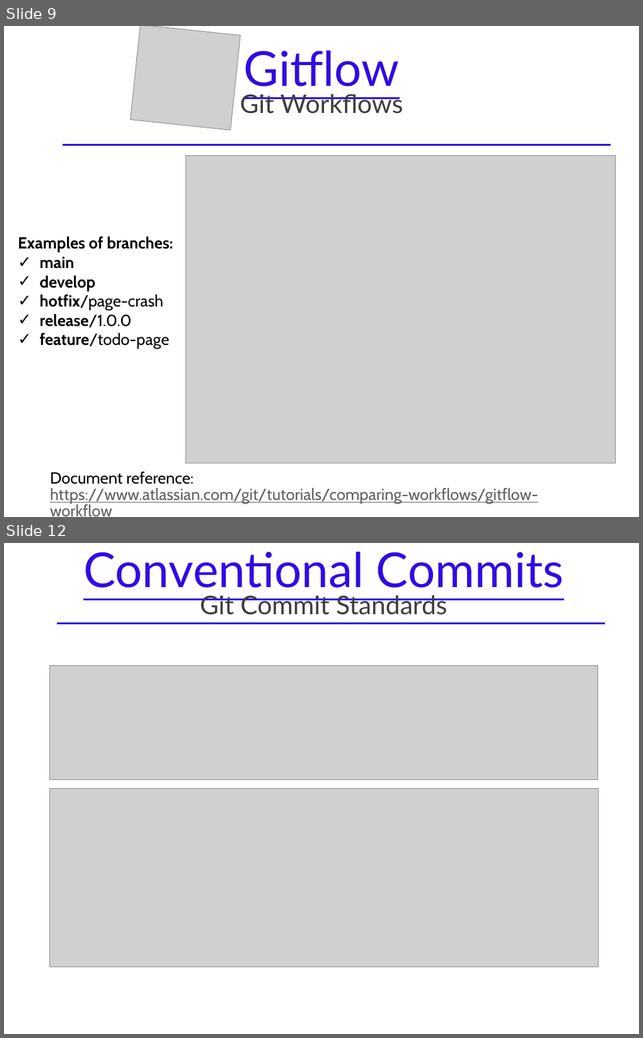
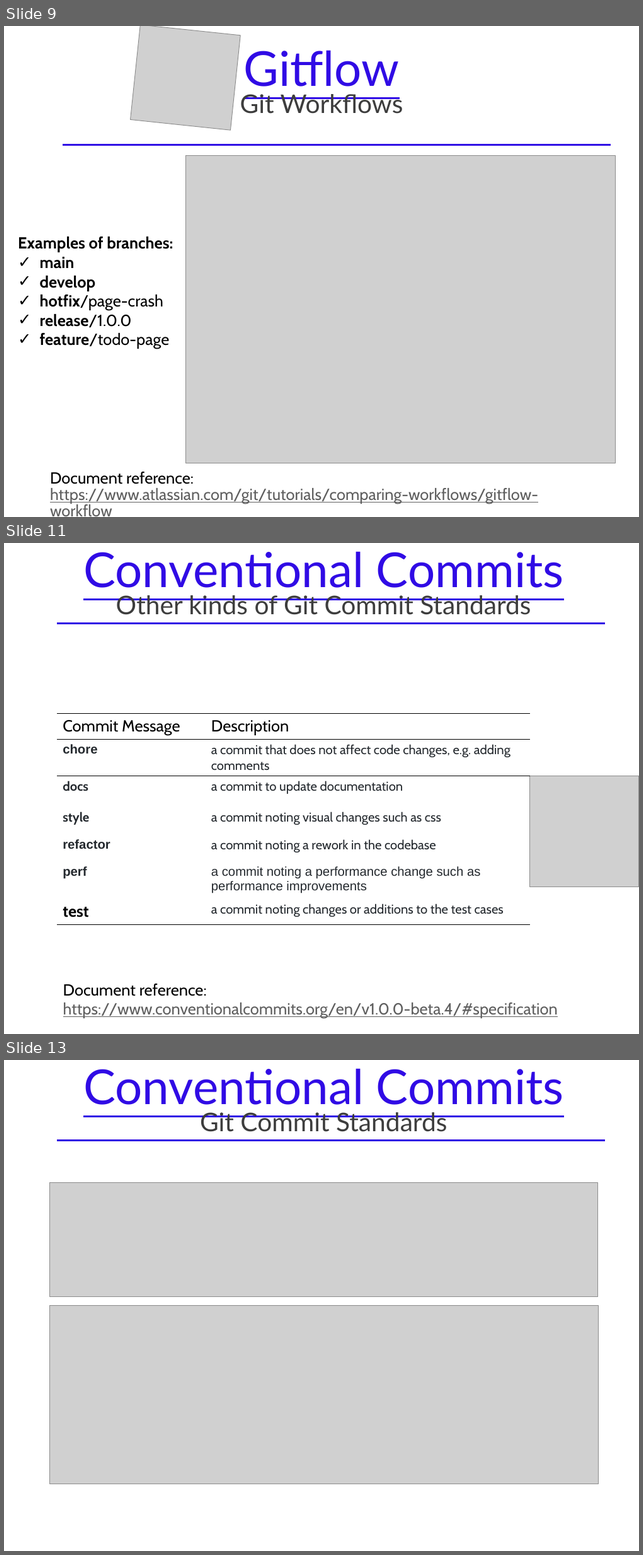
Before and after one commit to Atsukio/REST-API-Workshop, a slide deck: docs/REST API Workshop.pptx. Shown one above the other, each under a label of ours: slides 9 and 12 before the commit, slides 9, 11 and 13 after it; the slides between them are not shown. The pictures are 643x1038 and 643x1555 pixels, drawn with LibreOffice and Linux fonts; fonts in the diff are those of the drawing; grey boxes stand for pictures. Boxes give left, top, right and bottom in pixels: in the first picture for what was removed or moved away, otherwise in the second. Text is boxed around its words. In the diff, an @@ line names an element or a change of style, - is before the commit and + after.

```diff
--- a/docs/REST API Workshop.pptx
+++ b/docs/REST API Workshop.pptx
@@ slide 11 added at box(4, 543, 639, 1034), background #FFFFFF @@
@@ text added at box(83, 551, 564, 615), 32 pt, text #3D3D3D @@
+Conventional Commits
+Other kinds of Git Commit Standards
@@ line added from (57, 623) to (605, 623), #300BE5 2 pt @@
@@ table added at box(57, 713, 530, 925), 7 rows, 2 columns @@
+Commit Message | Description
+chore | a commit that does not affect code changes, e.g. adding comments
+docs | a commit to update documentation
+style | a commit noting visual changes such as css
+refactor | a commit noting a rework in the codebase
+perf | a commit noting a performance change such as performance improvements
+test | a commit noting changes or additions to the test cases
@@ picture added at box(530, 775, 639, 886) @@
@@ text added at box(63, 983, 558, 1018), 20 pt, text #5F5F5F, underline @@
+Document reference:
+https://www.conventionalcommits.org/en/v1.0.0-beta.4/#specification
@@ what was slide 12 is now slide 13 @@
```
Also in this commit, not shown: 2 slides changed.
